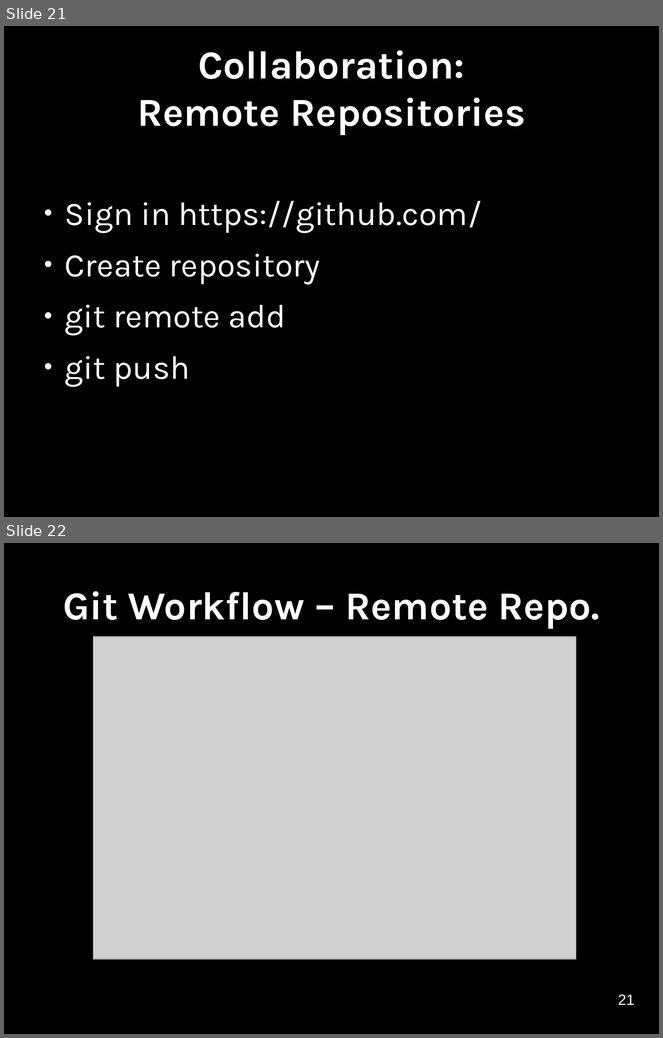
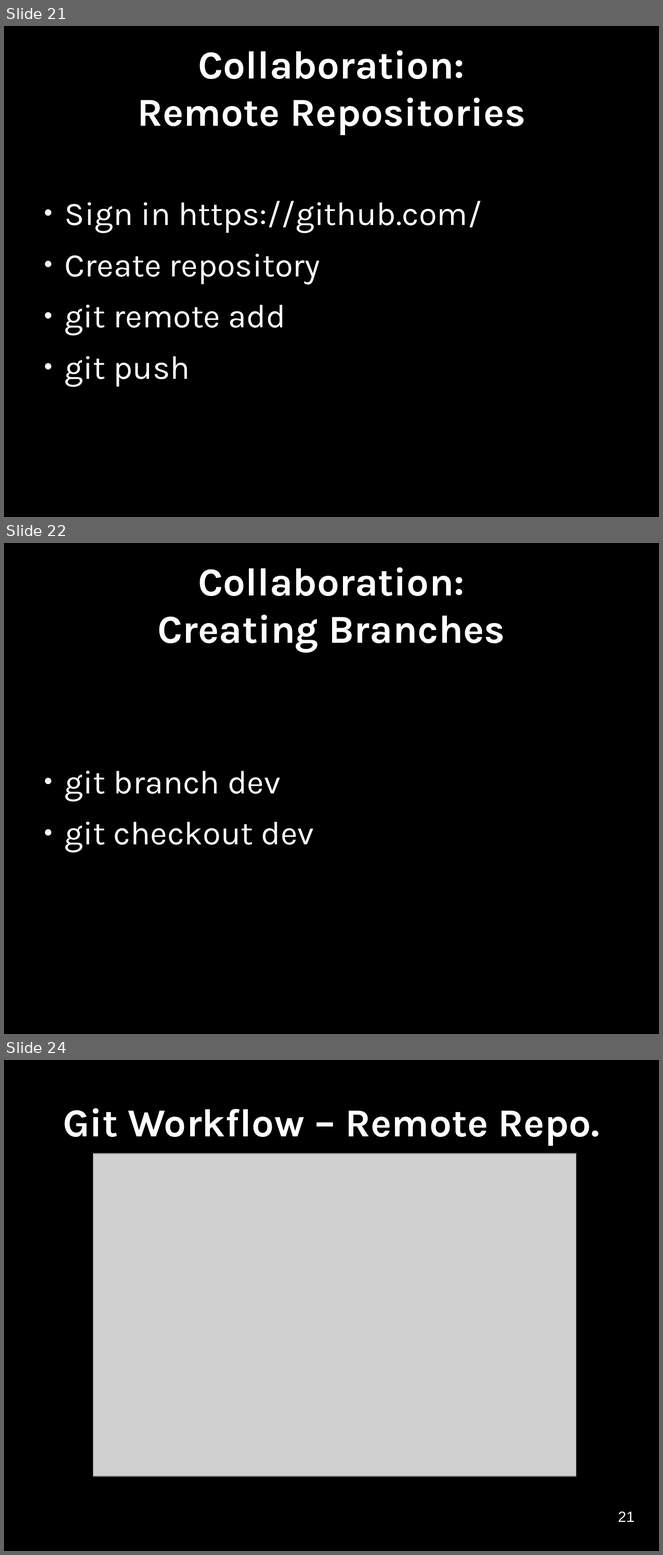
Before and after one commit to softwaresaved/2020-04-30-ramp-swc, a slide deck: novice/git/version-control-with-git-slides.odp. Shown one above the other, each under a label of ours: slides 21 and 22 before the commit, slides 21, 22 and 24 after it; the slides between them are not shown. The pictures are 663x1038 and 663x1555 pixels, drawn with LibreOffice and Linux fonts; fonts in the diff are those of the drawing; grey boxes stand for pictures. Boxes give left, top, right and bottom in pixels: in the first picture for what was removed or moved away, otherwise in the second. Text is boxed around its words. In the diff, an @@ line names an element or a change of style, - is before the commit and + after.

```diff
--- a/novice/git/version-control-with-git-slides.odp
+++ b/novice/git/version-control-with-git-slides.odp
@@ slide 22 added at (4,543,659,1034), background #000000 @@
@@ title added at (157,567,506,652), 48 pt, text #FFFFFF, bold @@
+Collaboration:
+Creating Branches
@@ text added at (65,771,314,853), 40 pt, text #FFFFFF @@
+● git branch dev
+● git checkout dev
@@ what was slide 22 is now slide 24 @@
```
Also in this commit, not shown: 1 other slide added, 5 other files.
